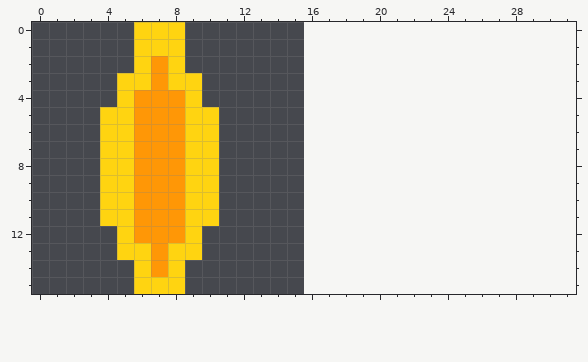
A pixel-art sprite gets an edit: source/images/bullets.png. That is the earlier state.
The file is 16x16 pixels. The old version is drawn lined up with the new one, on the new canvas.
And afterwards:
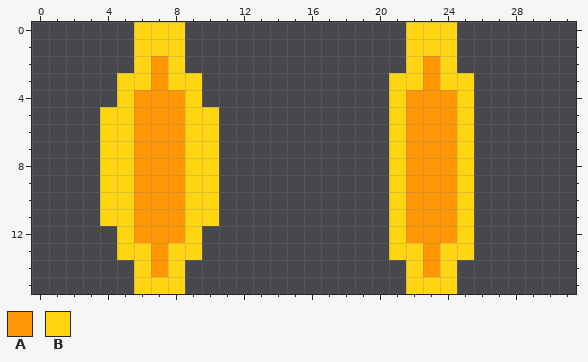
Palette (. is transparent): A #ff9706  B #ffd411
Edits made:
canvas 16x16 -> 32x16
y 0..1: x 22..24 ... -> BBB
y 2: x 22..24 ... -> BAB
y 3: x 21..25 ..... -> BBABB
y 4..12: x 21..25 ..... -> BAAAB
y 13: x 21..25 ..... -> BBABB
y 14: x 22..24 ... -> BAB
y 15: x 22..24 ... -> BBB
Changed places in both pictures, as pixel boxes (x1, y1, x2, y2):
added: (389, 22, 474, 294)
